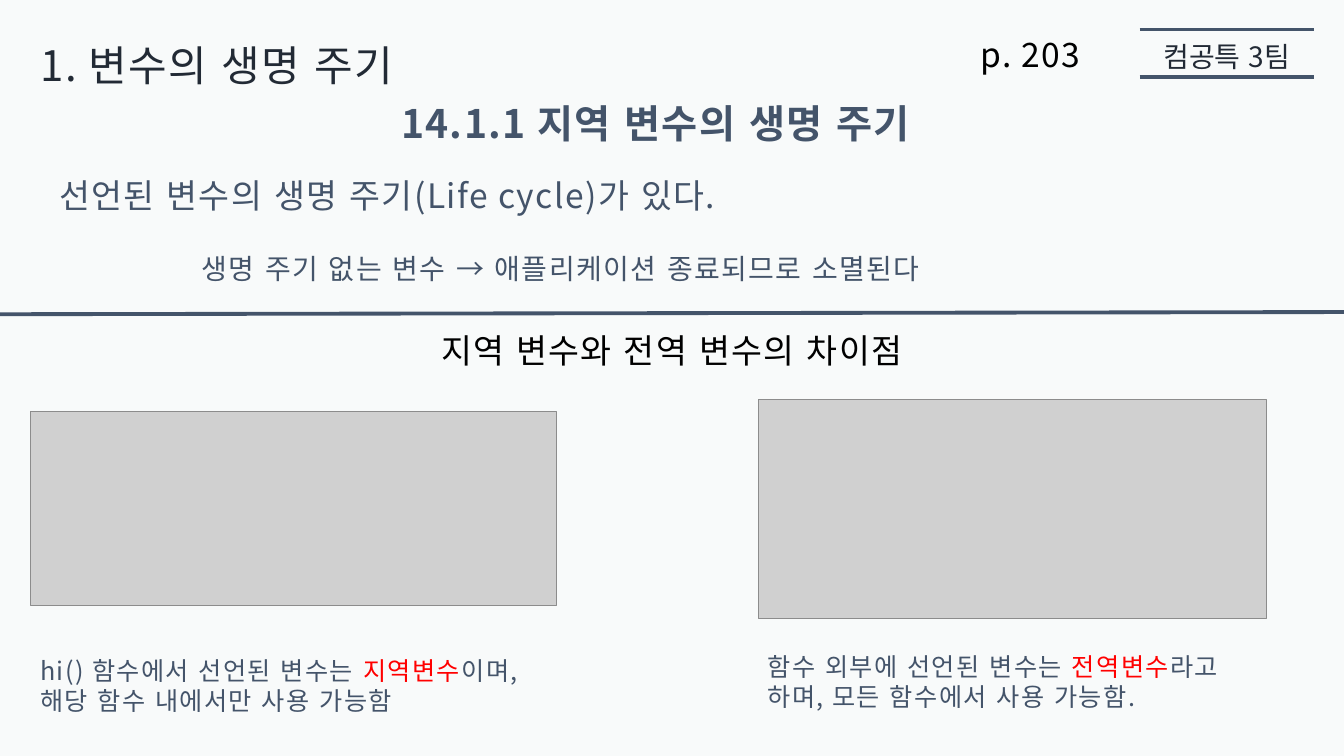
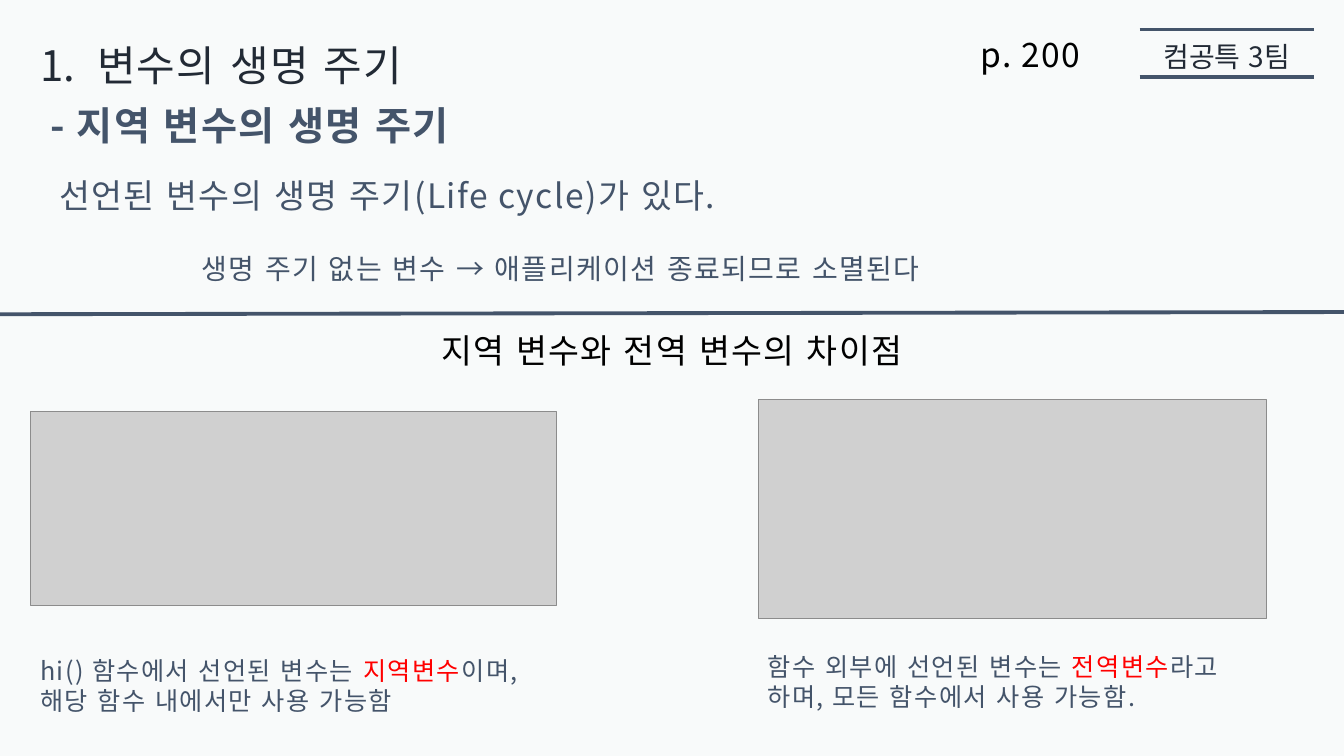
Before and after one commit to jaehoo1/Modern-JavaScript-Deep-Dive, a slide deck: slide 3 of 10. 전역 변수의 문제점/presentation10/Alisherka7/전역 변수의 문제점 - 알레셰르.pptx. Drawn at 1344x756 pixels with LibreOffice and Linux fonts; fonts in the diff are those of the drawing; grey boxes stand for pictures. Boxes give left, top, right and bottom in pixels: in the first picture for what was removed or moved away, otherwise in the second. Text is boxed around its words. In the diff, an @@ line names an element or a change of style, - is before the commit and + after.

```diff
--- a/10. 전역 변수의 문제점/presentation10/Alisherka7/전역 변수의 문제점 - 알레셰르.pptx
+++ b/10. 전역 변수의 문제점/presentation10/Alisherka7/전역 변수의 문제점 - 알레셰르.pptx
@@ text at bbox=[97, 46, 402, 85]: text changed @@
-1. 변수의 생명 주기
+1. 변수의 생명 주기
@@ text at bbox=[980, 42, 1081, 75]: text changed @@
-p. 203
+p. 200
@@ text at bbox=[77, 107, 448, 144]: text changed @@
-14.1.1 지역 변수의 생명 주기
+- 지역 변수의 생명 주기
```
Also in this commit, not shown: 8 other slides changed, 2 slides removed.
